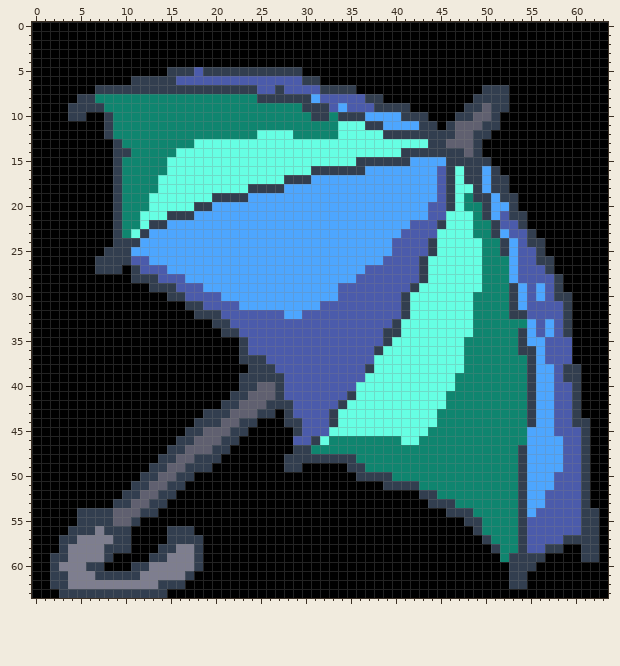
Pixel-art sprite: Image/tile umbrella3.png. Above is the file before it was changed.
The file is 64x64 pixels.
The result:
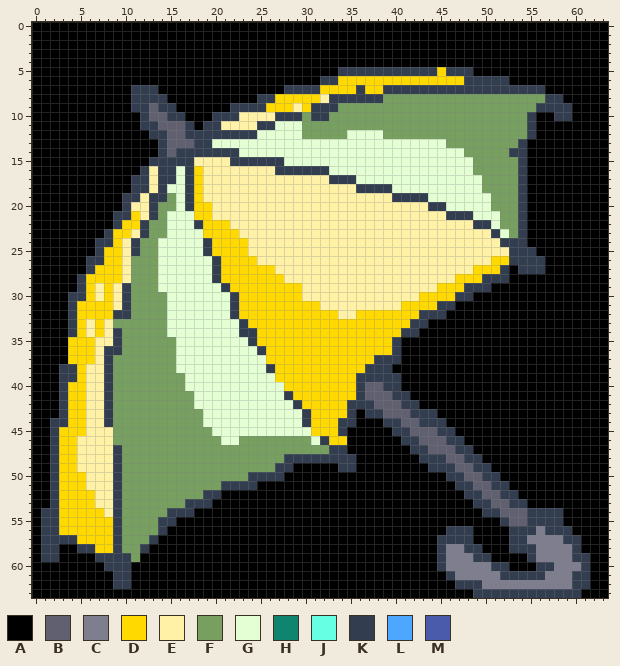
Palette (. is transparent): A #000000  B #606070  C #7e7e8f  D #ffd900  E #fff2a6  F #779f5f  G #e5ffd5  H #0f856f  J #66ffe3  K #323e4f  L #4da6ff  M #4b5bab
The edit:
Changed rows in their new state; - is an unchanged pixel.
first column x 1:
 5 --------------AAAAAAAAAAAAAAA----KKKKKKKKKKKDKKK--------------
 6 ----------AAAAAAAAAAAAAAAAAAAAAKKDDDDDDDDDDDDDDKKKKK----------
 7 ------AAAA---AAAAAAAAAAAAAAKKKKDDDDKDDKKKKKKKKKKK---KKKK------
 8 ----AAAAAAKKKKAAAAAAAAAA--DDDDDEKKKK--FFFFFFFFFFFFFFFFFFKK----
 9 ---AAAAAAAKKBKKAAAAAAKKKKDDDED--KFFFFFFFFFFFFFFFFFFFFFFKKKK---
10 ---AA--AAAAKBBKKAAAKKKEEEEKKKF--FFFFFFFFFFFFFFFFFFFFFFK--KK---
11 -------AAAAKKBBBKAKKEEEEKKGGGFFFFFFFFFFFFFFFFFFFFFFFFFK-------
12 -------AAAAAKKBBKKKKKKKKGGGGGFFFFFGGGGFFFFFFFFFFFFFFFFK-------
13 --------AAAAAKBBBKKGGGGGGGGGGGGGGGGGGGGGGGGGGFFFFFFFFK--------
14 --------AAAAAKBKKKKKKKGGGGGGGGGGGGGGGGGGGGGGGGGFFFFFKK--------
15 --------AAAAKKKKKEEEEKKKKKKGGGGGGGGGGGGGGGGGGGGGFFFFFK--------
16 --------AAAKEKKGKDEEEEEEEEKKKK--GGGGGGGGGGGGGGGGFFFFFK--------
17 --------AAKKEKKGKDEEEEEEEEEEEEEEKKKGGGGGGGGGGGGGGFFFFK--------
18 --------AAKKEKGGKDEEEEEEEEEEEEEEEEEKKKKGGGGGGGGGGFFFFK--------
19 --------AKKEKKFGKDEEEEEEEEEEEEEEEEEEEEEKKKKGGGGGGGFFFK--------
20 --------AKEEKFFGKDDEEEEEEEEEEEEEEEEEEEEEEEEKKGGGGGFFFK--------
21 ---------KDEKFGGGDDEEEEEEEEEEEEEEEEEEEEEEEEEEKKKGGGFF---------
22 ---------DDKFFGGGKDDDEEEEEEEEEEEEEEEEEEEEEEEEEEEKKGFF---------
23 -------KDDE-FFGGGGDDDDEEEEEEEEEEEEEEEEEEEEEEEEEEEE-GFKA-------
24 ------KKDE-FFGGGGGKDDDDEEEEEEEEEEEEEEEEEEEEEEEEEEEE-KKAA------
25 ------KDDEKFFGGGGGKDDDDEEEEEEEEEEEEEEEEEEEEEEEEEEEEEKKKA------
26 -----K-DDEFFFGGGGGGKDDDDEEEEEEEEEEEEEEEEEEEEEEEEEEDDKKK-A-----
27 -----KDDDEFFFGGGGGGKDDDDDDEEEEEEEEEEEEEEEEEEEEEEDDDKAKKKA-----
28 ----KDDDDEFFFGGGGGGKDDDDDDDEEEEEEEEEEEEEEEEEEEDDDKKKAAAAAA----
29 ----KDEDEKFFFGGGGGGGKDDDDDDDDEEEEEEEEEEEEEEEDDDKKKAAAAAAAA----
30 ---KKDEDEKFFFFGGGGGGGKDDDDDDDEEEEEEEEEEEEEDDDDKKAAAAAAAAAAA---
31 ---KDDDDEKFFFFGGGGGGGKDDDDDDDDDEEEEEEEEEDDDDKKAAAAAAAAAAAAA---
32 ---KDDDDKKFFFFGGGGGGGKDDDDDDDDDDDEEDDDDDDDKKKAAAAAAAAAAAAAA---
33 ---KDEDEFFFFFFGGGGGGGGKDDDDDDDDDDDDDDDDDDKKAAAAAAAAAAAAAAAA---
34 ---KDEDEKFFFFFGGGGGGGGKKDDDDDDDDDDDDDDDDKKAAAAAAAAAAAAAAAAA---
35 ---DDDEEKFFFFFFGGGGGGGGKDDDDDDDDDDDDDDDKAAAAAAAAAAAAAAAAAAA---
36 ---DDDEKKFFFFFFGGGGGGGGGKDDDDDDDDDDDDDDKAAAAAAAAAAAAAAAAAAA---
37 ---DDDEKFFFFFFFGGGGGGGGGGDDDDDDDDDDDDKKKAAAAAAAAAAAAAAAAAAA---
38 --KKDEEKFFFFFFFGGGGGGGGGG-DDDDDDDDDD-KKAAAAAAAAAAAAAAAAAAAAA--
39 --KKDEEKFFFFFFFFGGGGGGGGGGDDDDDDDDDKKKKKAAAAAAAAAAAAAAAAAAAA--
40 --KDDEEKFFFFFFFFGGGGGGGGGGGDDDDDDDDKBBKKAAAAAAAAAAAAAAAAAAAA--
41 --KDDEEKFFFFFFFFFGGGGGGGGGGKDDDDDDDKBBBKKAAAAAAAAAAAAAAAAAAA--
42 --KDDEEKFFFFFFFFFGGGGGGGGGGGKDDDDDKKKBBBKKAAAAAAAAAAAAAAAAAA--
43 --KDDEEKFFFFFFFFFFGGGGGGGGGGGKDDDDKAKKBBBKKKAAAAAAAAAAAAAAAA--
44 -KKDDEEKFFFFFFFFFFGGGGGGGGGGGKDDDKKAAAKKBBKKKAAAAAAAAAAAAAAAA-
45 -KDDDEEEFFFFFFFFFFFGGGGGGGGGGGDDDKAAAAAKKBBBKKAAAAAAAAAAAAAAA-
46 -KDDEEEEFFFFFFFFFFFFGGFFFFFFFFGKDDAAAAAAKKBBBKKAAAAAAAAAAAAAA-
47 -KDDEEEEKFFFFFFFFFFFFFFFFFFFFFFFKKAAAAAAAKKBBBKKAAAAAAAAAAAAA-
48 -KDDEEEEKFFFFFFFFFFFFFFFFFF--------AAAAAAAKKKBBKKAAAAAAAAAAAA-
49 -KDDEEEEKFFFFFFFFFFFFFFFFFK-A----K-AAAAAAAAKKKBBKKAAAAAAAAAAA-
50 -KDDDEEEKFFFFFFFFFFFFFFKKKK--------AAAAAAAAAAKKBBKKAAAAAAAAAA-
51 -KDDDEEEKFFFFFFFFFFFKKKK--------------AAAAAAAAKKBBKKAAAAAAAAA-
52 -KDDDDEEKFFFFFFFFFKK----------------------AAAAAKKBBKKAAAAAAAA-
53 -KDDDDEE-FFFFFFFKKK------------------------AAAAAKKBBK-AAAAAAA-
54 KKDDDDDEKFFFFFKKK----------------------------AAAAKKBBBKKKKAAAA
55 KKDDDDDDKFFFFKK--------------------------------AAAAKBBKKKKAAAA
56 KKDDDDDD-FFFFKAAA----------------------------KKKAAAAK-KCKKKAAA
57 KK--DDDD-FFFK-AAAA--------------------------KKKK-AAAK-CCCC--AA
58 KKAAKKDD-FFK-AAAAA--------------------------KCCKK-AAK-KCCCCKAA
59 K-AAAAK-KKF-AAAAAA--------------------------KCCCKK-AAA-CCCCK-A
60 -AAAAAAKKKAAAAAAAA--------------------------KCCCCCKKAAAKKCCCK-
61 -AAAAAAA--AAAAAAA----------------------------KCCCCCK--KKCCCKK-
62 -AAAAAAAKKAAAAAA------------------------------KKKCCCCCCCCCCKK-
63 --AAAAAAAAAAAA----------------------------------KKKKKKKKKKKK--
